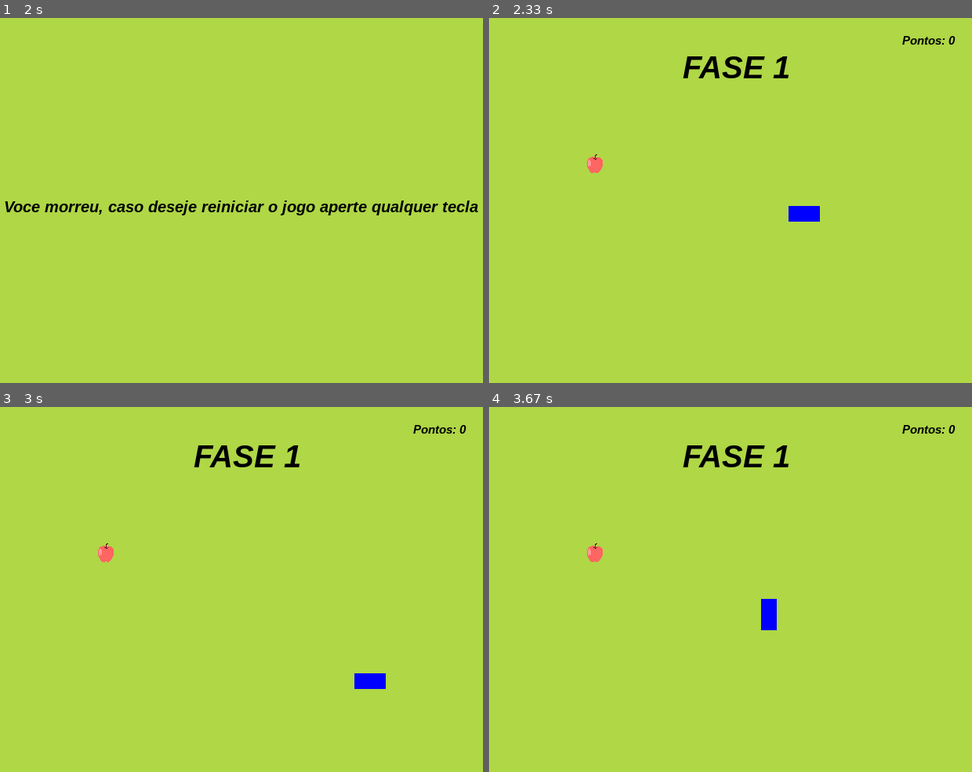
Above: before the commit, frames 1-4 (two rows, left to right).
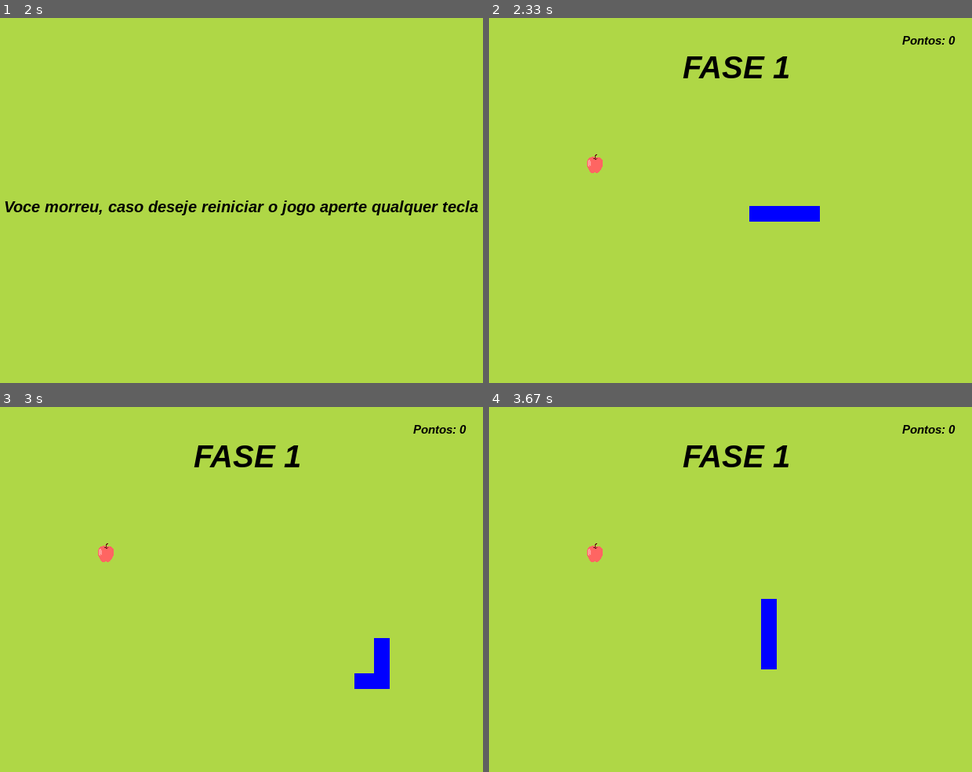
Above: after the commit, the same moments.

Repository: mateusblm/snake-game-pygame
Game: pygame game, started from snake.py
Same seed, same stepped clock (60 frames per second), same inputs: the game is played once before the commit and once after it.
Inputs:
- Up to frame 1 (2 s): tap W at 0.33 s; hold Right 0.67-1.13 s; hold Up 1.17-1.47 s
- Up to frame 2 (2.33 s): hold Left from 2 s (still down)
- Up to frame 3 (3 s): release Left at 2.53 s; hold Down 2.57-2.87 s; hold Left from 2.9 s (still down)
- Up to frame 4 (3.67 s): release Left at 3.3 s; hold Up from 3.33 s (still down)

Frame 1 is identical in both runs. In frame 2, 0.3% of the frame differs, in the area x 53-63%, y 51-56%; in frame 3, 0.3%; in frame 4, 0.3%.

Commit message:
Arrumando bugs

Diff:
--- a/snake.py
+++ b/snake.py
@@ -44,7 +44,7 @@
     global fase, pontos, comprimento_inicial, x_cobra, y_cobra, velocidade, x_controle, y_controle, lista_cobra, lista_cabeca, x_maca, y_maca, morte, maca_dourada_ativa, maca_dourada_ja_apareceu
     pontos = 0
     fase = 1
-    comprimento_inicial = 5
+    comprimento_inicial = 15
     x_cobra = largura / 2
     y_cobra = altura / 2
     velocidade = 5
@@ -107,7 +107,7 @@
             tempo_inicio_maca_dourada = pygame.time.get_ticks()
             maca_dourada_ja_apareceu = True
 
-        maca_dourada = pygame.draw.rect(tela, (255, 215, 0), (x_macadourada, y_macadourada, 30, 30))
+        maca_dourada = pygame.draw.rect(tela, (255, 255, 255), (x_macadourada, y_macadourada, 30, 30))
         tela.blit(imagem_maca_dourada, (x_macadourada, y_macadourada))
 
         # Verifica se o tempo de exibição da maçã dourada já passou
